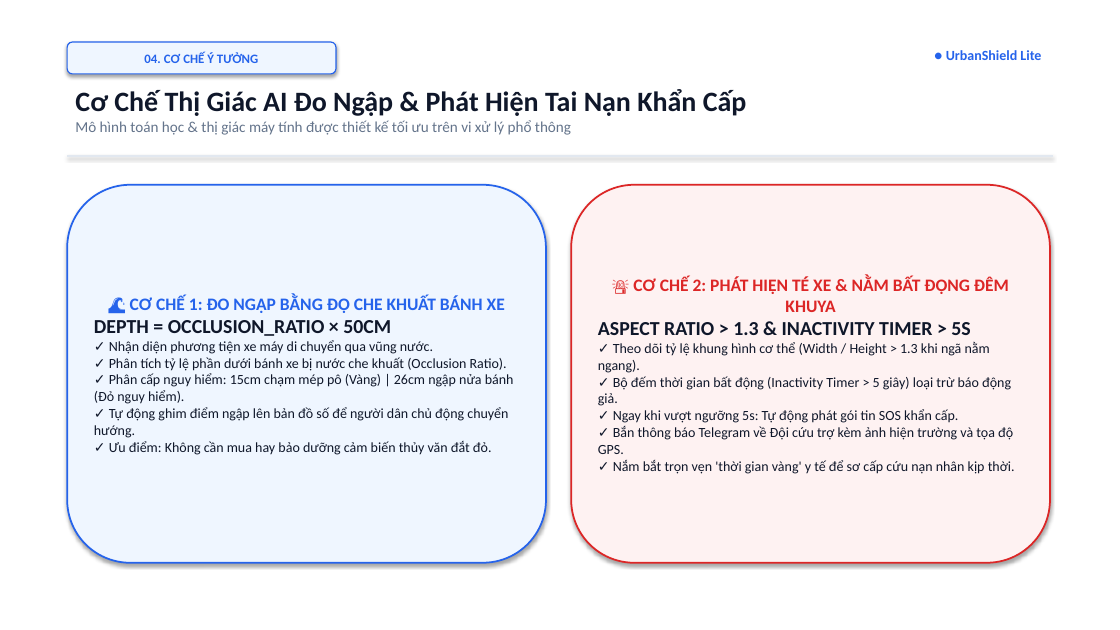
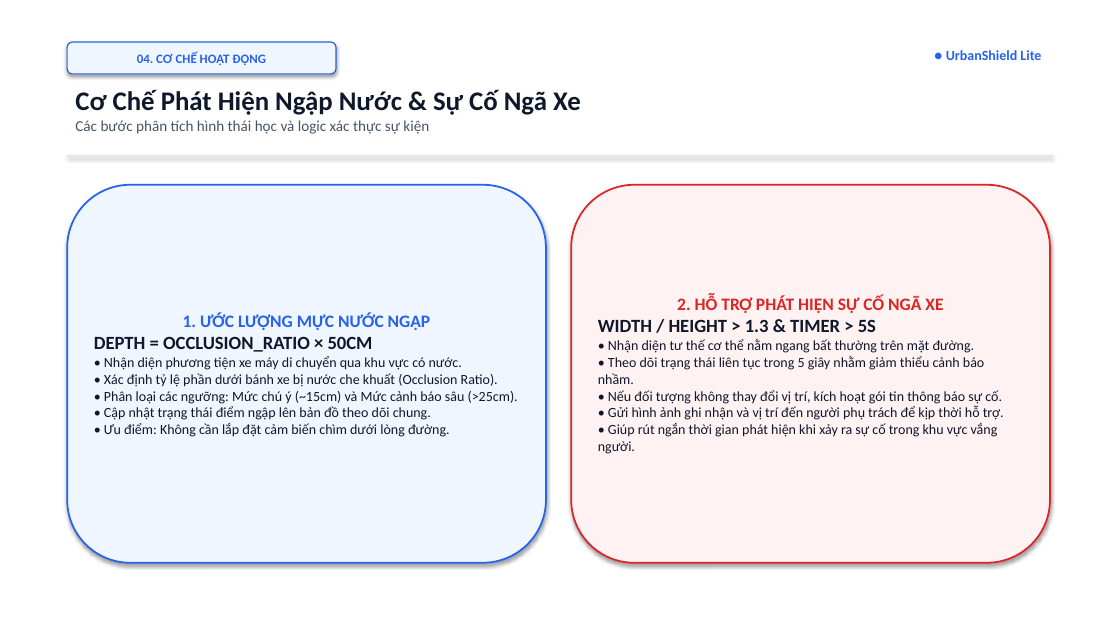
Before and after one commit to nphat-code/sgu-hackathon-2026-ai, a slide deck: slide 5 of SingleNode_UrbanShieldLite_Slides.pptx. Drawn at 1120x630 pixels with LibreOffice and Linux fonts; fonts in the diff are those of the drawing. Boxes give left, top, right and bottom in pixels: in the first picture for what was removed or moved away, otherwise in the second. Text is boxed around its words. In the diff, an @@ line names an element or a change of style, - is before the commit and + after.

```diff
--- a/SingleNode_UrbanShieldLite_Slides.pptx
+++ b/SingleNode_UrbanShieldLite_Slides.pptx
@@ text in rounded rectangle at (137,52,266,65): text changed @@
-04. CƠ CHẾ Ý TƯỞNG
+04. CƠ CHẾ HOẠT ĐỘNG
@@ text at (75,89,581,134): text changed; text colour #64748B to #475569 @@
-Cơ Chế Thị Giác AI Đo Ngập & Phát Hiện Tai Nạn Khẩn Cấp
-Mô hình toán học & thị giác máy tính được thiết kế tối ưu trên vi xử lý phổ thông
+Cơ Chế Phát Hiện Ngập Nước & Sự Cố Ngã Xe
+Các bước phân tích hình thái học và logic xác thực sự kiện
@@ text in rounded rectangle at (598,296,1004,454): text changed @@
-🚨 CƠ CHẾ 2: PHÁT HIỆN TÉ XE & NẰM BẤT ĐỘNG ĐÊM KHUYA
-ASPECT RATIO > 1.3 & INACTIVITY TIMER > 5S
-✓ Theo dõi tỷ lệ khung hình cơ thể (Width / Height > 1.3 khi ngã nằm ngang).
-✓ Bộ đếm thời gian bất động (Inactivity Timer > 5 giây) loại trừ báo động giả.
-✓ Ngay khi vượt ngưỡng 5s: Tự động phát gói tin SOS khẩn cấp.
-✓ Bắn thông báo Telegram về Đội cứu trợ kèm ảnh hiện trường và tọa độ GPS.
-✓ Nắm bắt trọn vẹn 'thời gian vàng' y tế để sơ cấp cứu nạn nhân kịp thời.
+2. HỖ TRỢ PHÁT HIỆN SỰ CỐ NGÃ XE
+WIDTH / HEIGHT > 1.3 & TIMER > 5S
+• Nhận diện tư thế cơ thể nằm ngang bất thường trên mặt đường.
+• Theo dõi trạng thái liên tục trong 5 giây nhằm giảm thiểu cảnh báo nhầm.
+• Nếu đối tượng không thay đổi vị trí, kích hoạt gói tin thông báo sự cố.
+• Gửi hình ảnh ghi nhận và vị trí đến người phụ trách để kịp thời hỗ trợ.
+• Giúp rút ngắn thời gian phát hiện khi xảy ra sự cố trong khu vực vắng người.
@@ text in rounded rectangle at (183,313,431,330): text changed @@
-🌊 CƠ CHẾ 1: ĐO NGẬP BẰNG ĐỘ CHE KHUẤT BÁNH XE
+1. ƯỚC LƯỢNG MỰC NƯỚC NGẬP
@@ text in rounded rectangle at (94,336,373,352): size 17 to 16 pt in "DEPTH = OCCLUSION_RATIO × 50CM" @@
@@ text in rounded rectangle at (104,356,518,437): text changed @@
-✓ Nhận diện phương tiện xe máy di chuyển qua vũng nước.
-✓ Phân tích tỷ lệ phần dưới bánh xe bị nước che khuất (Occlusion Ratio).
-✓ Phân cấp nguy hiểm: 15cm chạm mép pô (Vàng) | 26cm ngập nửa bánh (Đỏ nguy hiểm).
-✓ Tự động ghim điểm ngập lên bản đồ số để người dân chủ động chuyển hướng.
-✓ Ưu điểm: Không cần mua hay bảo dưỡng cảm biến thủy văn đắt đỏ.
+• Nhận diện phương tiện xe máy di chuyển qua khu vực có nước.
+• Xác định tỷ lệ phần dưới bánh xe bị nước che khuất (Occlusion Ratio).
+• Phân loại các ngưỡng: Mức chú ý (~15cm) và Mức cảnh báo sâu (>25cm).
+• Cập nhật trạng thái điểm ngập lên bản đồ theo dõi chung.
+• Ưu điểm: Không cần lắp đặt cảm biến chìm dưới lòng đường.
```
Also in this commit, not shown: 7 other slides changed, 7 other files.
